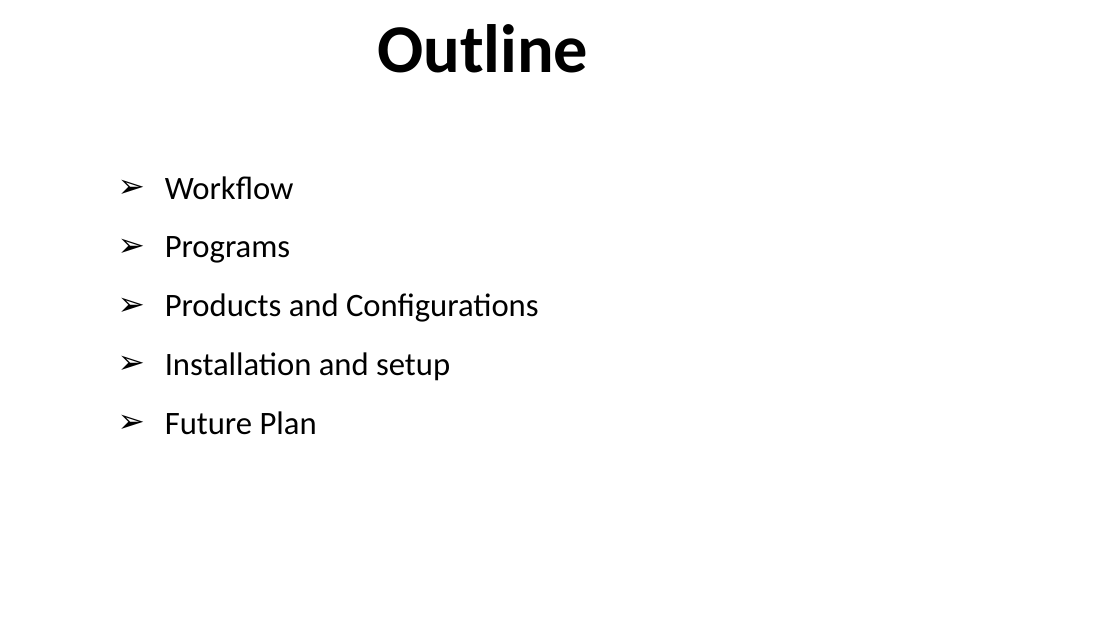
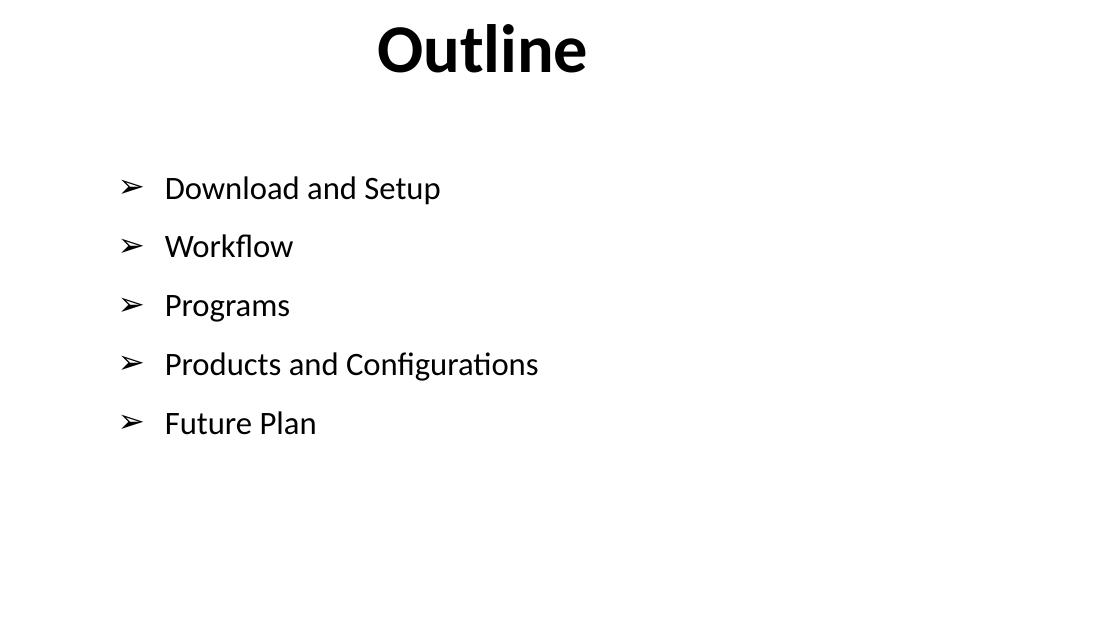
Before and after one commit to PollyNET/Pollynet_Processing_Chain, a slide deck: slide 2 of doc/Pollynet_Processing_Chain.pptx. Drawn at 1120x630 pixels with LibreOffice and Linux fonts; fonts in the diff are those of the drawing; background and template pictures are left out. Boxes give left, top, right and bottom in pixels: in the first picture for what was removed or moved away, otherwise in the second. Text is boxed around its words. In the diff, an @@ line names an element or a change of style, - is before the commit and + after.

```diff
--- a/doc/Pollynet_Processing_Chain.pptx
+++ b/doc/Pollynet_Processing_Chain.pptx
@@ text at (x1=165, y1=176, x2=440, y2=205): paragraph added @@
+➢ Download and Setup
@@ text at (x1=165, y1=352, x2=450, y2=381): paragraph removed @@
-➢ Installation and setup
```
Also in this commit, not shown: 7 other slides changed, 4 slides added, 3 slides removed, 13 other files.
